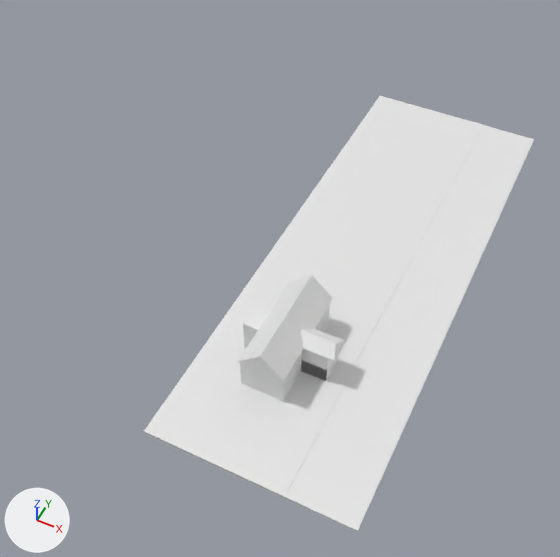
Two versions of the Blender file klamath-neighborhood.blend, one commit apart.
Rendered twice from a camera (50 mm lens) standing at (60.0, -138.0, 214.0) and looking at (-25.0, 32.0, 2.0). Lighting does not change. The marker at lower left points along +X, +Y and +Z. Materials are left out; every surface is plain grey.

The first picture shows 'GrassPlane', 'Roof Part 2_proxy', 'Roof_proxy'.
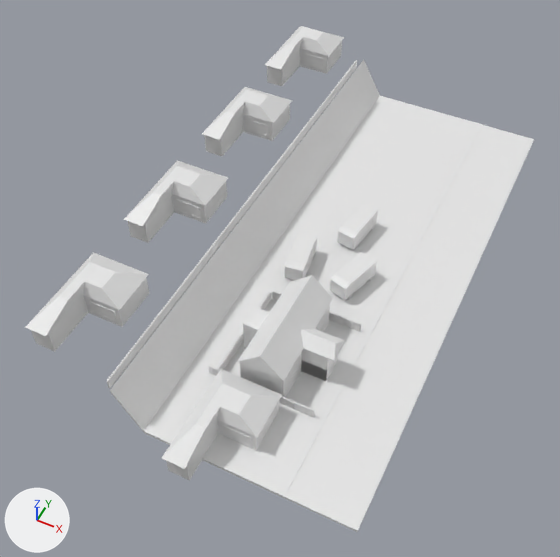
Location of each change, [x1, y1, x2, y2] in pixels of the pictures (560 x 557 px):
'GrassPlane', reshaped (9% wider, 8% taller): before [144, 96, 534, 532]; after [110, 60, 534, 532]
'HouseProper_proxy', added: after [25, 26, 344, 352]
'HouseProper_proxy.001', added: after [162, 369, 282, 481]
'Fence.003', added: after [107, 60, 357, 388]
'Trailer_proxy', added: after [330, 252, 377, 300]
'Trailer_proxy.002', added: after [337, 204, 378, 249]
'Trailer_proxy.001', added: after [284, 233, 317, 280]
'Fence', added: after [209, 365, 314, 417]
'Fence.002', added: after [272, 290, 361, 332]
'Fence.001', added: after [217, 291, 271, 370]
part 1 of me_cube, built on: before [220, 96, 391, 335]; after [110, 60, 391, 432]

Edits to the bpy script that builds the scene:
```text
Change me_cube:
    used by ob_grassplane; location = (-26.8, 56.3, 0.0); scale = (38.1, 100.0, 0.605)
    remove me_cube.from_pydata(...)  # 84 vertices, 82 faces; spans x -0.2..1.7, y -1.0..1.0, z -1.0..1.17
    add me_cube.from_pydata(...)  # 134 vertices, 132 faces; spans x -0.46..1.7, y -1.0..1.0, z -1.0..28.27
    me_cube part 1
    18 faces are deleted
    22 vertices are added at x -0.46..1.7, y -0.26..0.97, z -1.0..28.27
    14 new vertices lie (0.0, 0.22, 0.0) away from vertices in x -0.2..1.7, y -0.51, z -1.0..1.17
    14 new vertices lie (-0.26, 0.0, 27.27) away from vertices in x -0.2, y -1.0..1.0, z -1.0..1.0
    68 new faces join them
Add ob_trailer_proxy_002:
    ob_trailer_proxy_002 = bpy.data.objects.new('Trailer_proxy.002', me_cube_007_1)  # 571 vertices, 477 faces; spans x -1.06..1.05, y -1.0..1.1, z -1.36..1.0
    ob_trailer_proxy_002.location = (-8.5, 66.3, 5.1)
    ob_trailer_proxy_002.rotation_euler = (0.0, 0.0, -0.146)  # degrees (0, 0, -8.4)
    ob_trailer_proxy_002.scale = (3.54, 8.66, 3.68)
Add ob_trailer_proxy_001:
    ob_trailer_proxy_001 = bpy.data.objects.new('Trailer_proxy.001', me_cube_007_1.copy())
    ob_trailer_proxy_001.location = (-21.0, 42.1, 5.1)
    ob_trailer_proxy_001.rotation_euler = (0.0, 0.0, 0.151)  # degrees (0, 0, 8.7)
    ob_trailer_proxy_001.scale = (3.54, 8.66, 3.68)
Add ob_trailer_proxy:
    ob_trailer_proxy = bpy.data.objects.new('Trailer_proxy', me_cube_007_1.copy())
    ob_trailer_proxy.location = (0.0, 42.1, 5.1)
    ob_trailer_proxy.rotation_euler = (0.0, 0.0, -0.289)  # degrees (0, 0, -17)
    ob_trailer_proxy.scale = (3.54, 8.66, 3.68)
Add ob_houseproper_proxy_001:
    ob_houseproper_proxy_001 = bpy.data.objects.new('HouseProper_proxy.001', me_cube_005_1)  # 140 vertices, 176 faces; spans x -1.05..1.07, y -3.37..1.09, z -1.0..2.07
    ob_houseproper_proxy_001.location = (-10.2, -26.0, 4.7)
    ob_houseproper_proxy_001.scale = (10.4, 7.97, 4.52)
Add ob_houseproper_proxy:
    ob_houseproper_proxy = bpy.data.objects.new('HouseProper_proxy', me_cube_005_1.copy())  # modifiers ARRAY
    ob_houseproper_proxy.location = (-64.6, -14.1, 22.1)
    ob_houseproper_proxy.scale = (10.4, 7.97, 4.52)
Add ob_fence_003:
    ob_fence_003 = bpy.data.objects.new('Fence.003', me_cube_004_1)  # 24 vertices, 22 faces; spans x -2.86..0.2, y -1.0..1.0, z -1.0..12.47; modifiers ARRAY
    ob_fence_003.location = (-44.8, -43.0, 17.1)
    ob_fence_003.rotation_euler = (0.0, 0.0, -1.571)  # degrees (0, 0, -90)
    ob_fence_003.scale = (0.298, 0.298, 0.298)
Add ob_fence_002:
    ob_fence_002 = bpy.data.objects.new('Fence.002', me_cube_004_1.copy())  # modifiers ARRAY
    ob_fence_002.location = (10.8, 23.3, 0.9)
    ob_fence_002.scale = (0.298, 0.298, 0.298)
Add ob_fence_001:
    ob_fence_001 = bpy.data.objects.new('Fence.001', me_cube_004_1.copy())  # modifiers ARRAY
    ob_fence_001.location = (-23.8, -15.2, 0.9)
    ob_fence_001.rotation_euler = (0.0, 0.0, -1.571)  # degrees (0, 0, -90)
    ob_fence_001.scale = (0.298, 0.298, 0.298)
Add ob_fence:
    ob_fence = bpy.data.objects.new('Fence', me_cube_004_1.copy())  # modifiers ARRAY
    ob_fence.location = (10.8, -15.2, 0.9)
    ob_fence.scale = (0.298, 0.298, 0.298)
```
